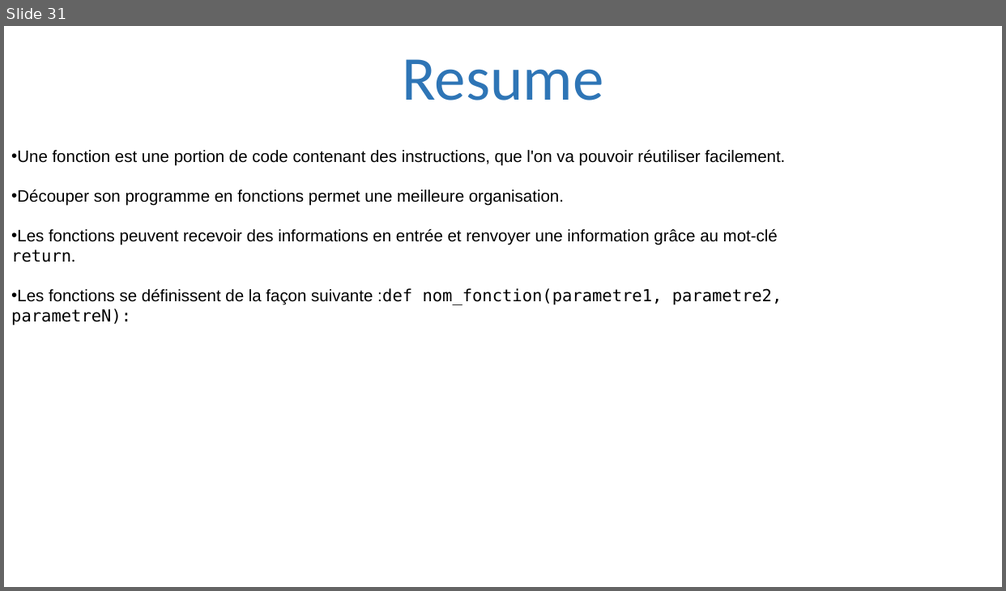
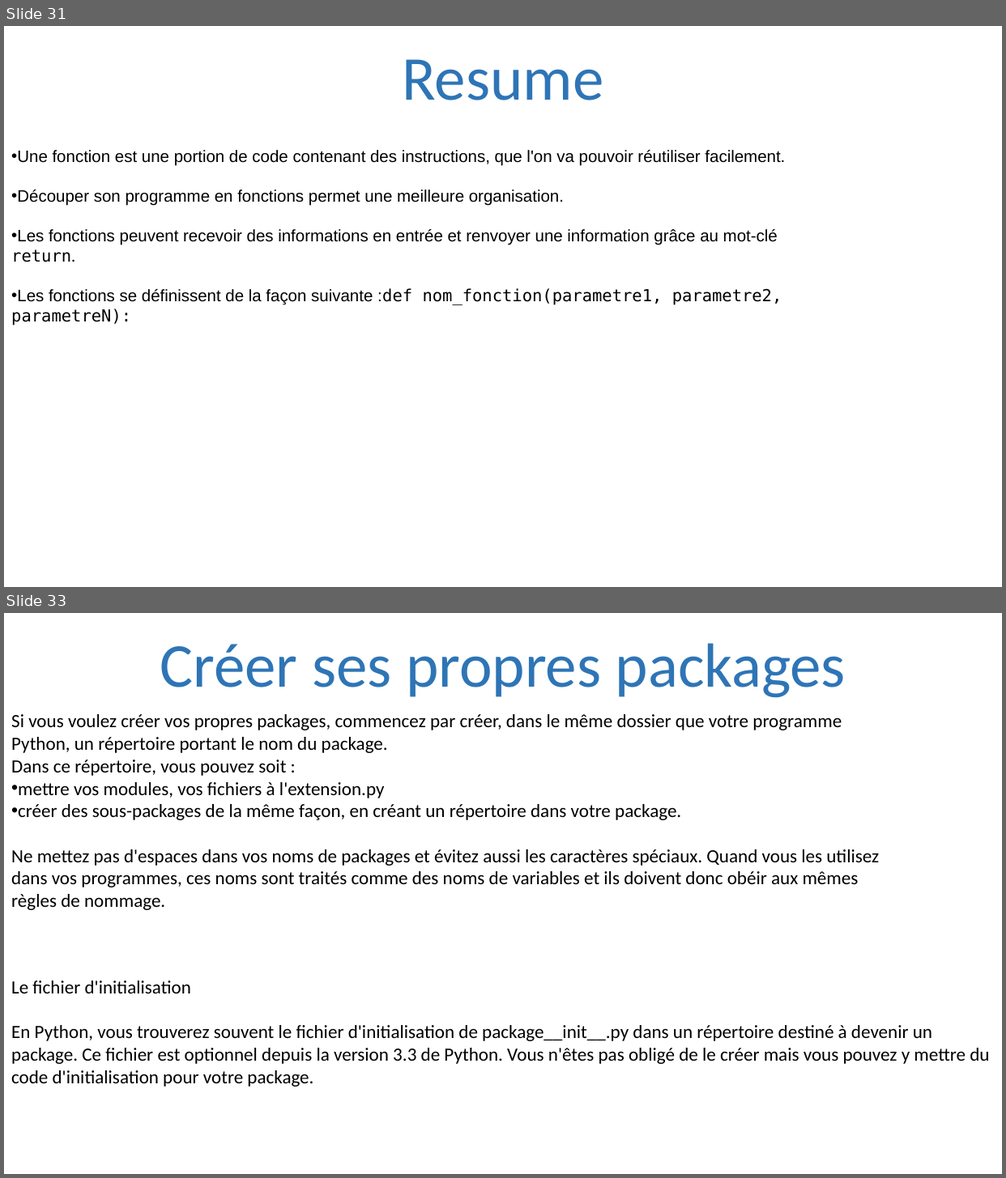
Before and after one commit to julienPalleau/PythonDoc, a slide deck: Python-resume.pptx. Shown one above the other, each under a label of ours: slide 31 before the commit, slides 31 and 33 after it; the slides between them are not shown. The pictures are 1006x591 and 1006x1178 pixels, drawn with LibreOffice and Linux fonts; fonts in the diff are those of the drawing. Boxes give left, top, right and bottom in pixels: in the first picture for what was removed or moved away, otherwise in the second. Text is boxed around its words. In the diff, an @@ line names an element or a change of style, - is before the commit and + after.

```diff
--- a/Python-resume.pptx
+++ b/Python-resume.pptx
@@ slide 33 added at (4, 613, 1002, 1174), background #FFFFFF @@
@@ title added at (160, 643, 846, 698), 60 pt, text #2E75B6 @@
+Créer ses propres packages
@@ text added at (11, 714, 879, 910), 18 pt, text #000000 @@
+Si vous voulez créer vos propres packages, commencez par créer, dans le même dossier que votre programme
+Python, un répertoire portant le nom du package.
+Dans ce répertoire, vous pouvez soit :
+• mettre vos modules, vos fichiers à l'extension.py
+• créer des sous-packages de la même façon, en créant un répertoire dans votre package.
+Ne mettez pas d'espaces dans vos noms de packages et évitez aussi les caractères spéciaux. Quand vous les utilisez
+dans vos programmes, ces noms sont traités comme des noms de variables et ils doivent donc obéir aux mêmes
+règles de nommage.
@@ text added at (11, 981, 989, 1087), 18 pt, text #000000 @@
+Le fichier d'initialisation
+En Python, vous trouverez souvent le fichier d'initialisation de package__init__.py dans un répertoire destiné à devenir un package. Ce fichier est optionnel depuis la version 3.3 de Python. Vous n'êtes pas obligé de le créer mais vous pouvez y mettre du code d'initialisation pour votre package.
```
Also in this commit, not shown: 18 other slides added.
